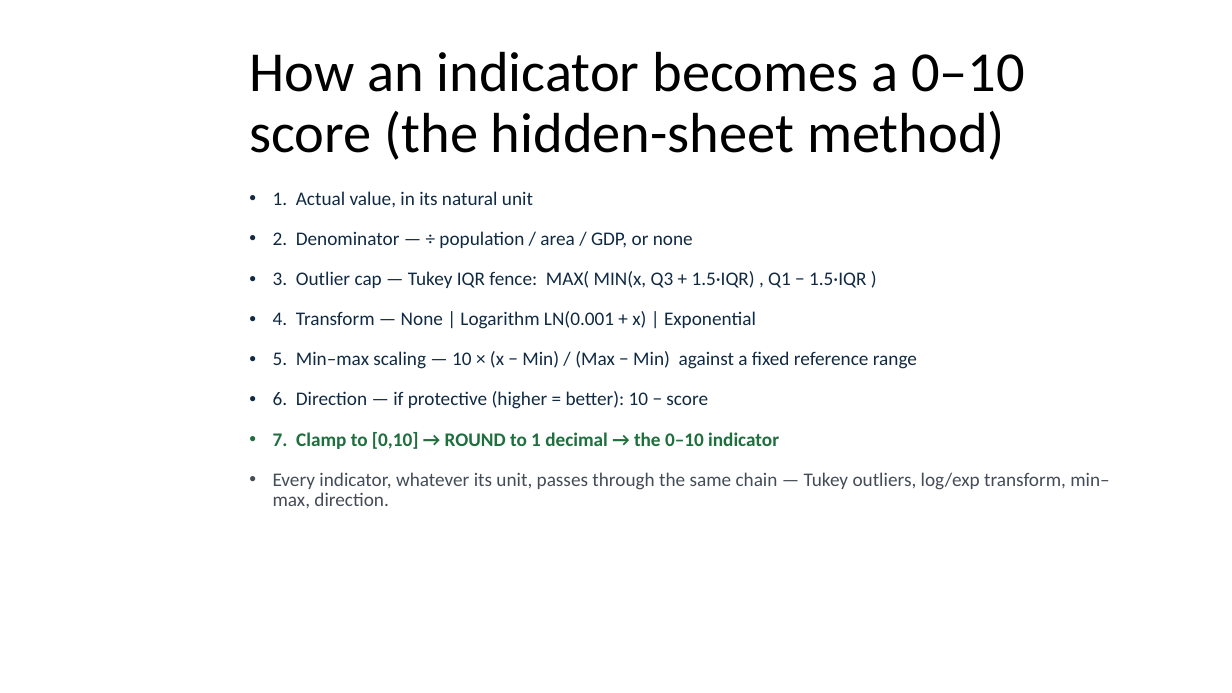
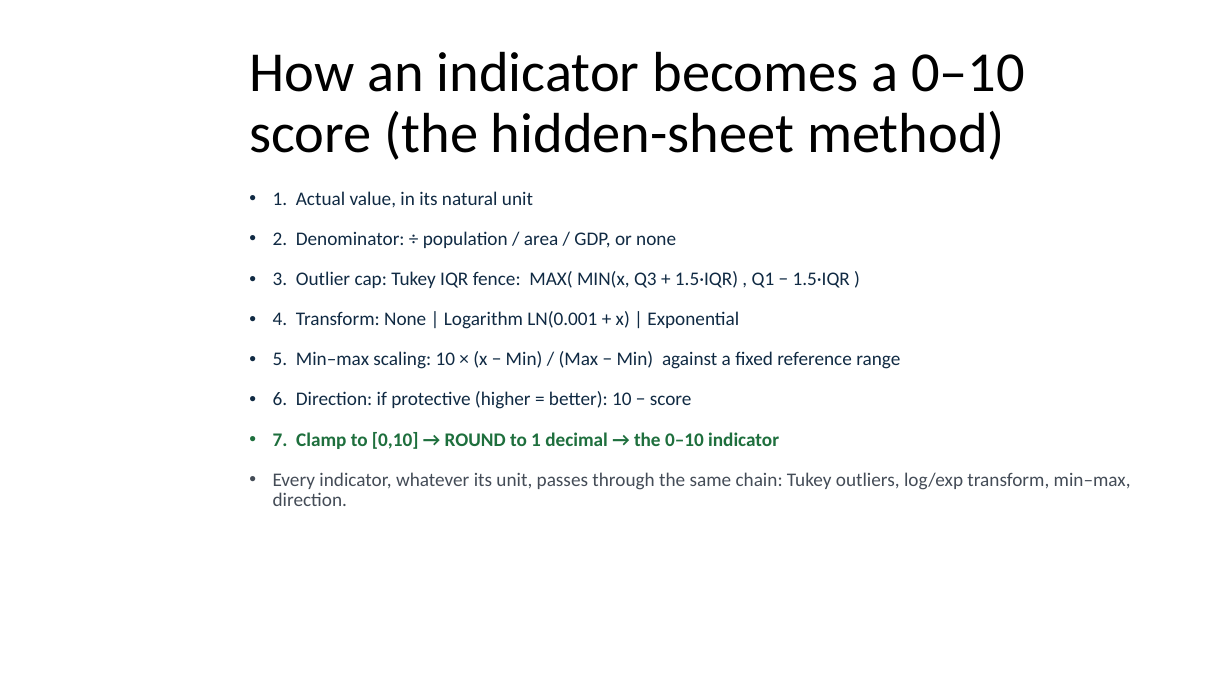
Before and after one commit to masuby/model, a slide deck: slide 3 of docs/INFORM_Tanzania_SADC_format.pptx. Drawn at 1232x693 pixels with LibreOffice and Linux fonts; fonts in the diff are those of the drawing; background and template pictures are left out. Boxes give left, top, right and bottom in pixels: in the first picture for what was removed or moved away, otherwise in the second. Text is boxed around its words. In the diff, an @@ line names an element or a change of style, - is before the commit and + after.

```diff
--- a/docs/INFORM_Tanzania_SADC_format.pptx
+++ b/docs/INFORM_Tanzania_SADC_format.pptx
@@ text at (273,231,900,409): text changed @@
-• 2. Denominator — ÷ population / area / GDP, or none
-• 3. Outlier cap — Tukey IQR fence: MAX( MIN(x, Q3 + 1.5·IQR) , Q1 − 1.5·IQR )
-• 4. Transform — None | Logarithm LN(0.001 + x) | Exponential
-• 5. Min–max scaling — 10 × (x − Min) / (Max − Min) against a fixed reference range
-• 6. Direction — if protective (higher = better): 10 − score
+• 2. Denominator: ÷ population / area / GDP, or none
+• 3. Outlier cap: Tukey IQR fence: MAX( MIN(x, Q3 + 1.5·IQR) , Q1 − 1.5·IQR )
+• 4. Transform: None | Logarithm LN(0.001 + x) | Exponential
+• 5. Min–max scaling: 10 × (x − Min) / (Max − Min) against a fixed reference range
+• 6. Direction: if protective (higher = better): 10 − score
@@ text at (273,472,1131,506): text changed @@
-• Every indicator, whatever its unit, passes through the same chain — Tukey outliers, log/exp transform, min–max, direction.
+• Every indicator, whatever its unit, passes through the same chain: Tukey outliers, log/exp transform, min–max, direction.
```
Also in this commit, not shown: 10 other slides changed, 55 other files.
